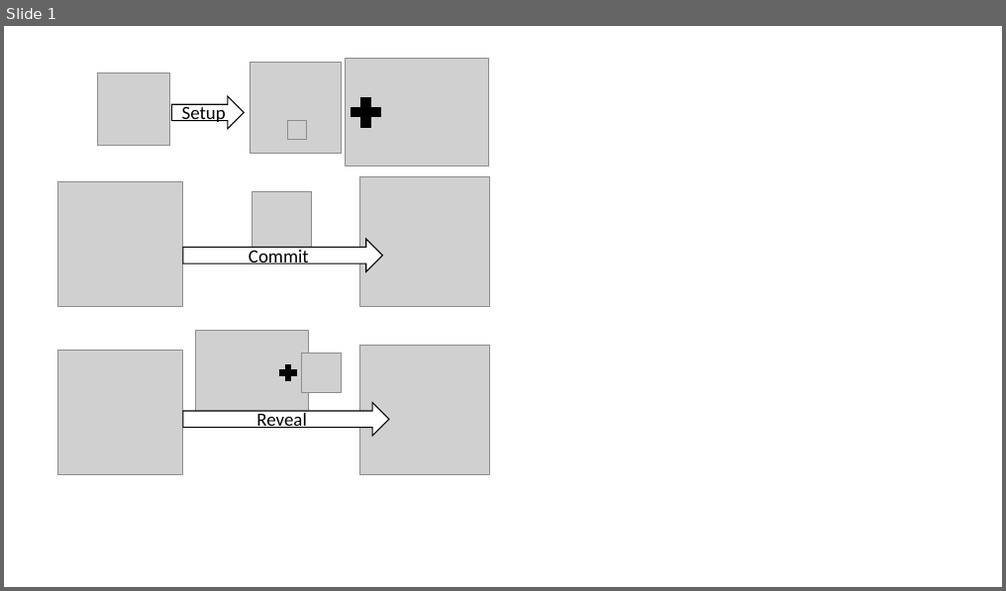
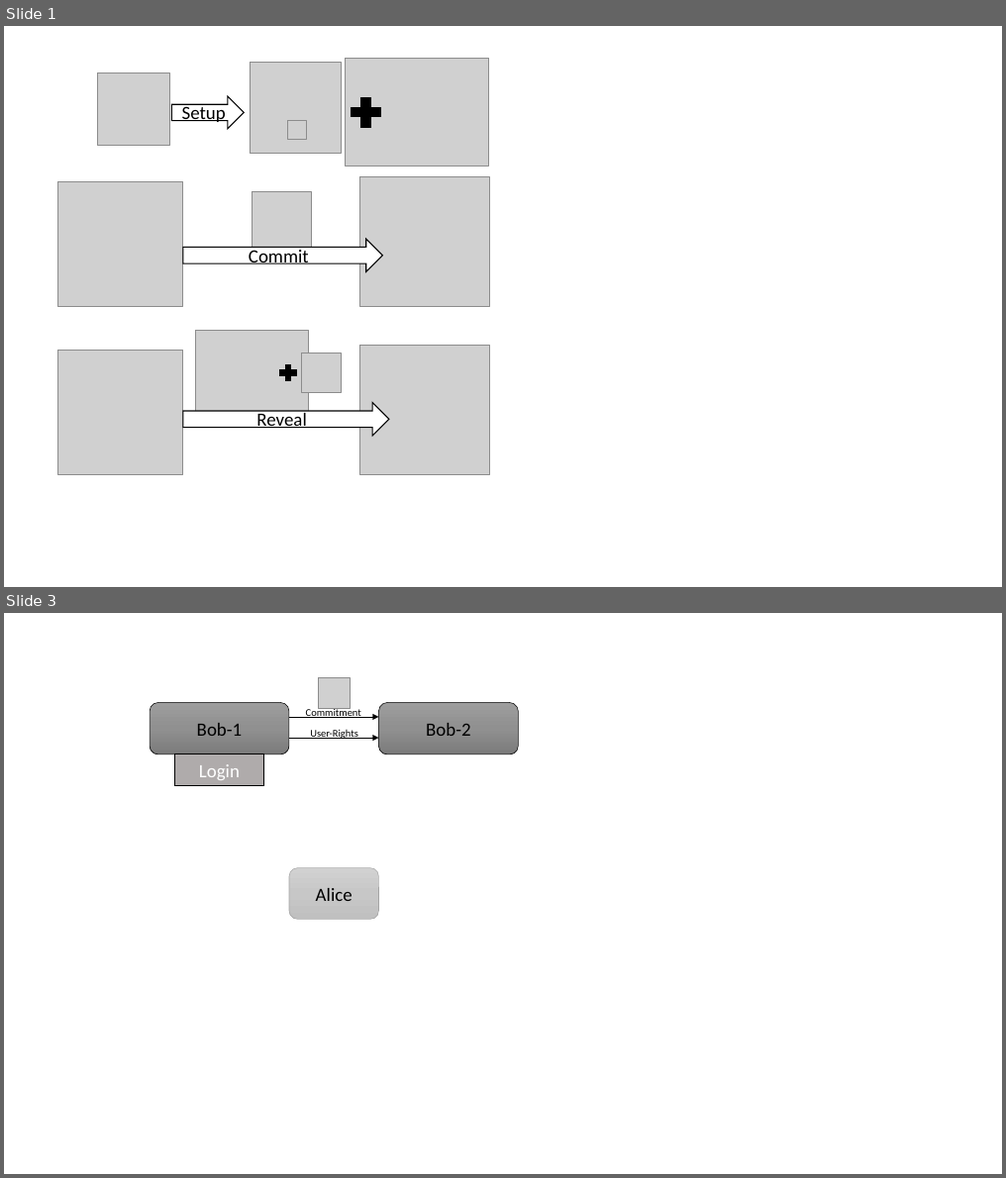
Before and after one commit to Twonki/Commitments, a slide deck: Images/Helper.pptx. Shown one above the other, each under a label of ours: slide 1 before the commit, slides 1 and 3 after it; the slides between them are not shown. The pictures are 1006x591 and 1006x1178 pixels, drawn with LibreOffice and Linux fonts; fonts in the diff are those of the drawing; grey boxes stand for pictures; background and template pictures are left out. Boxes give left, top, right and bottom in pixels: in the first picture for what was removed or moved away, otherwise in the second. Text is boxed around its words. In the diff, an @@ line names an element or a change of style, - is before the commit and + after.

```diff
--- a/Images/Helper.pptx
+++ b/Images/Helper.pptx
@@ slide 3 added at (x1=4, y1=613, x2=1002, y2=1174), background #FFFFFF @@
@@ picture added at (x1=319, y1=678, x2=350, y2=709) @@
@@ rounded rectangle added at (x1=150, y1=703, x2=289, y2=755), fill gradient #9D9D9D to #909090 to #7C7C7C, outline #000000 0.5 pt, 18 pt, text #000000 @@
+Bob-1
@@ arrow added from (289, 717) to (379, 717), #000000 0.5 pt @@
@@ text added at (x1=306, y1=708, x2=361, y2=718), 10 pt, text #000000 @@
+Commitment
@@ text added at (x1=310, y1=730, x2=358, y2=739), 10 pt, text #000000 @@
+User-Rights
@@ rounded rectangle added at (x1=379, y1=703, x2=519, y2=755), fill gradient #9D9D9D to #909090 to #7C7C7C, outline #000000 0.5 pt, 18 pt, text #000000 @@
+Bob-2
@@ rectangle added at (x1=174, y1=755, x2=263, y2=785), fill #AFABAB, outline #000000 1 pt, 18 pt, text #FFFFFF @@
+Login
@@ arrow added from (289, 738) to (379, 738), #000000 0.5 pt @@
@@ rounded rectangle added at (x1=289, y1=868, x2=379, y2=920), fill gradient #D2D2D2 to #C8C8C8 to #C0C0C0, outline #A5A5A5 0.5 pt, 18 pt, text #000000 @@
+Alice
```
Also in this commit, not shown: 2 other slides added, 3 other files.
